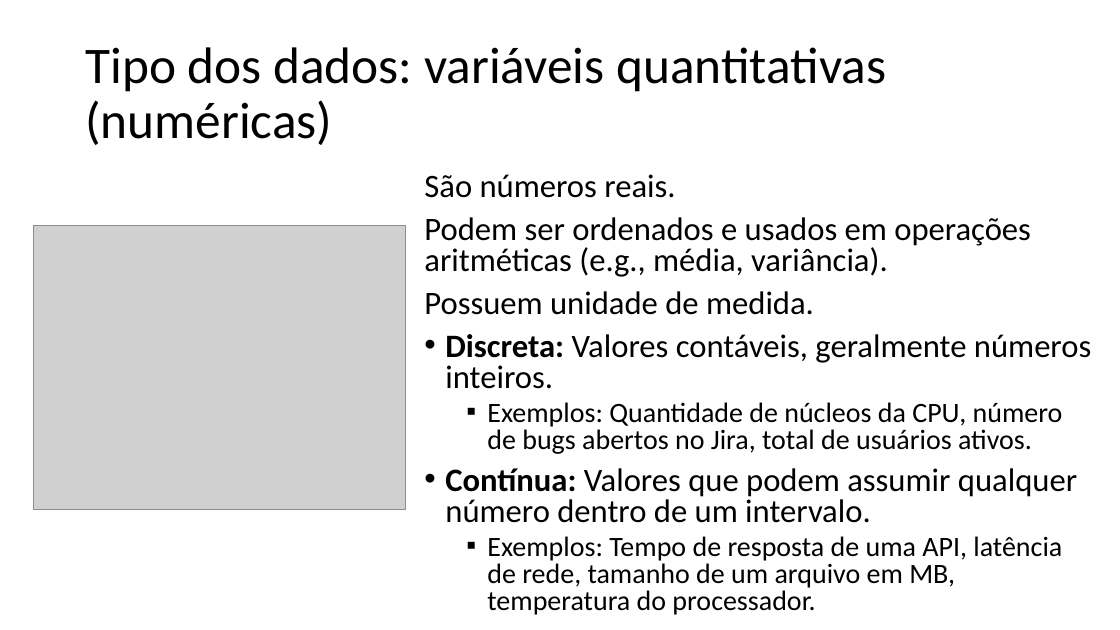
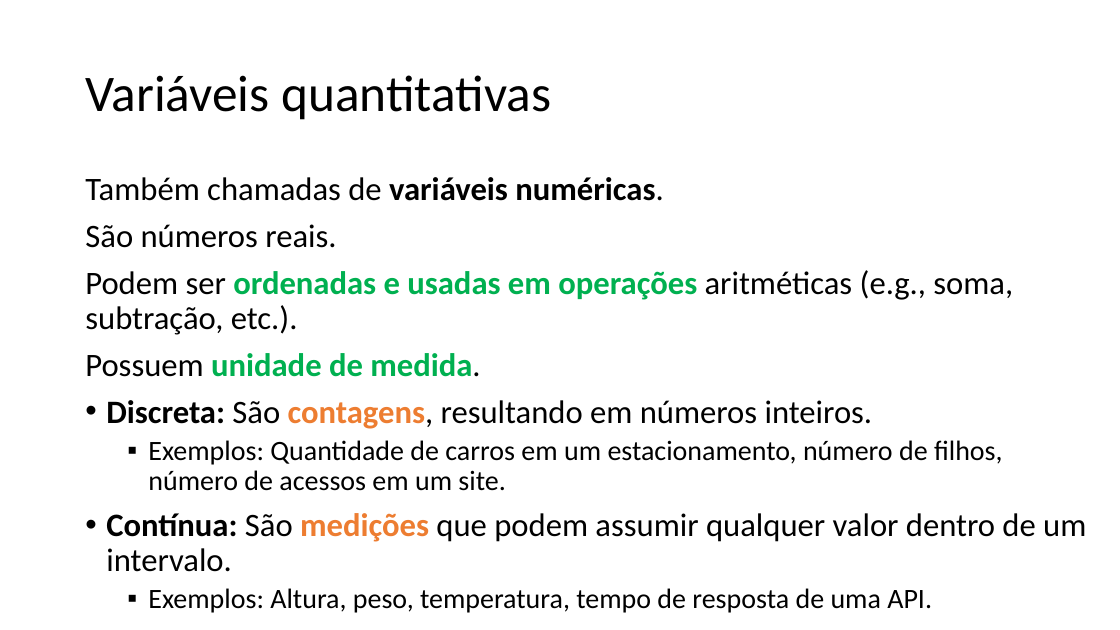
Before and after one commit to zz4fap/c24_inteligencia_artificial, a slide deck: slide 10 of slides/C24_EDA.pptx (slide 8 before the commit). Drawn at 1120x630 pixels with LibreOffice and Linux fonts; fonts in the diff are those of the drawing; grey boxes stand for pictures. Boxes give left, top, right and bottom in pixels: in the first picture for what was removed or moved away, otherwise in the second. Text is boxed around its words. In the diff, an @@ line names an element or a change of style, - is before the commit and + after.

```diff
--- a/slides/C24_EDA.pptx
+++ b/slides/C24_EDA.pptx
@@ title at (85, 75, 551, 120): text changed @@
-Tipo dos dados: variáveis quantitativas (numéricas)
+Variáveis quantitativas
@@ text "Também chamadas de variáveis numéricas.": place and size @@
-text "Também chamadas de variáveis numéricas." at (424, 174, 1091, 615)
+text "Também chamadas de variáveis numéricas." at (85, 177, 1086, 613)
@@ text at (85, 177, 663, 201): paragraph added @@
+Também chamadas de variáveis numéricas.
@@ picture removed at (34, 225, 405, 510) @@
@@ text at (85, 224, 480, 377): text colour #000000 to #00B050, bold on in "unidade de medida."; line spacing 0.8 to 0.9 @@
@@ text at (85, 270, 1013, 335): text changed @@
-Podem ser ordenados e usados em operações aritméticas (e.g., média, variância).
+Podem ser ordenadas e usadas em operações aritméticas (e.g., soma, subtração, etc.).
@@ text at (106, 400, 1086, 613): text changed @@
-• Discreta: Valores contáveis, geralmente números inteiros.
-  ▪ Exemplos: Quantidade de núcleos da CPU, número de bugs abertos no Jira, total de usuários ativos.
-• Contínua: Valores que podem assumir qualquer número dentro de um intervalo.
-  ▪ Exemplos: Tempo de resposta de uma API, latência de rede, tamanho de um arquivo em MB, temperatura do processador.
+• Discreta: São contagens, resultando em números inteiros.
+  ▪ Exemplos: Quantidade de carros em um estacionamento, número de filhos, número de acessos em um site.
+• Contínua: São medições que podem assumir qualquer valor dentro de um intervalo.
+  ▪ Exemplos: Altura, peso, temperatura, tempo de resposta de uma API.
```
Also in this commit, not shown: 25 other slides changed, 7 slides added, 1 slide removed.
